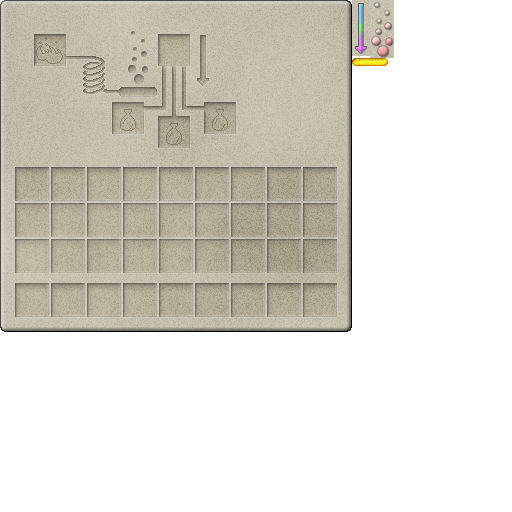
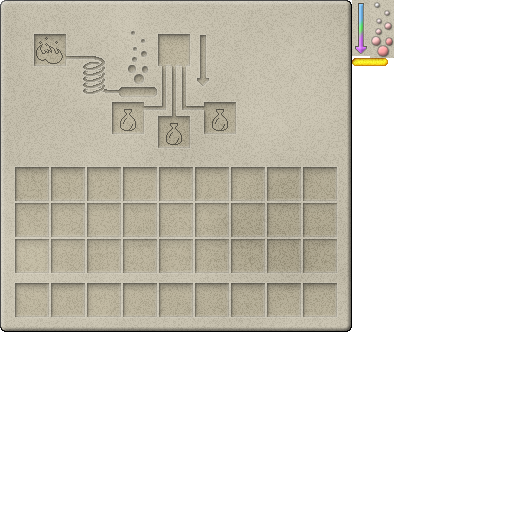
Layers edited between the first and the second 512×512 image:
pixels changed over <box>36,37,228,145</box> (layer not identified)
